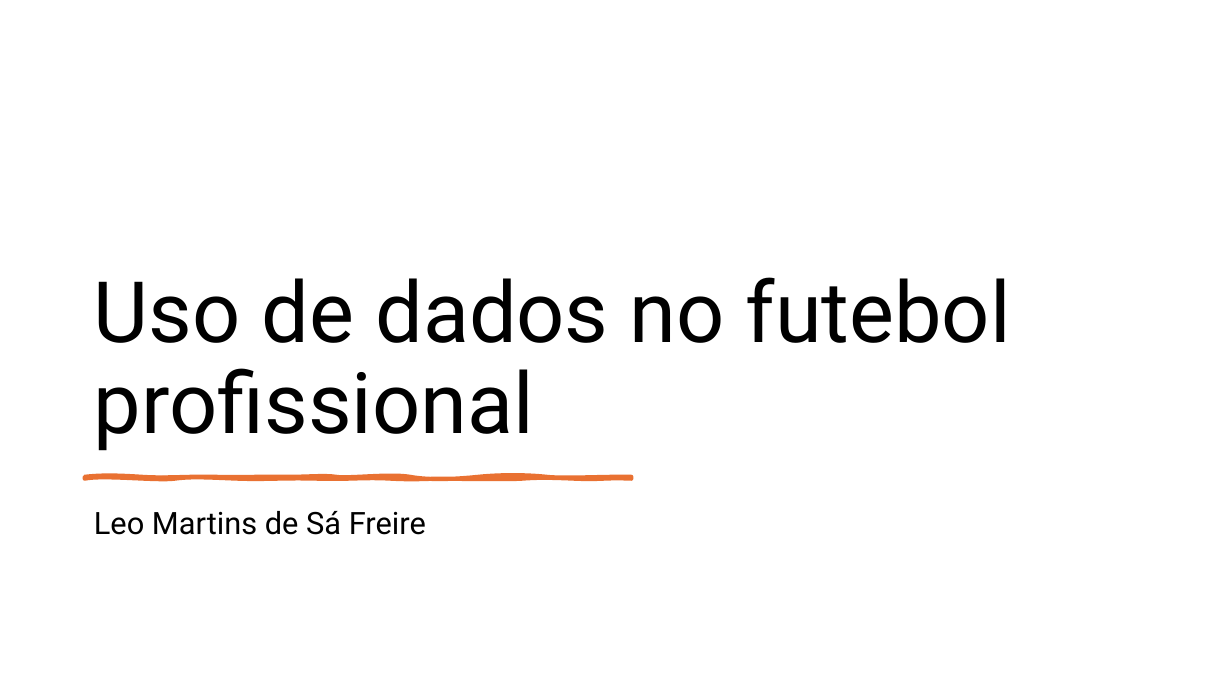
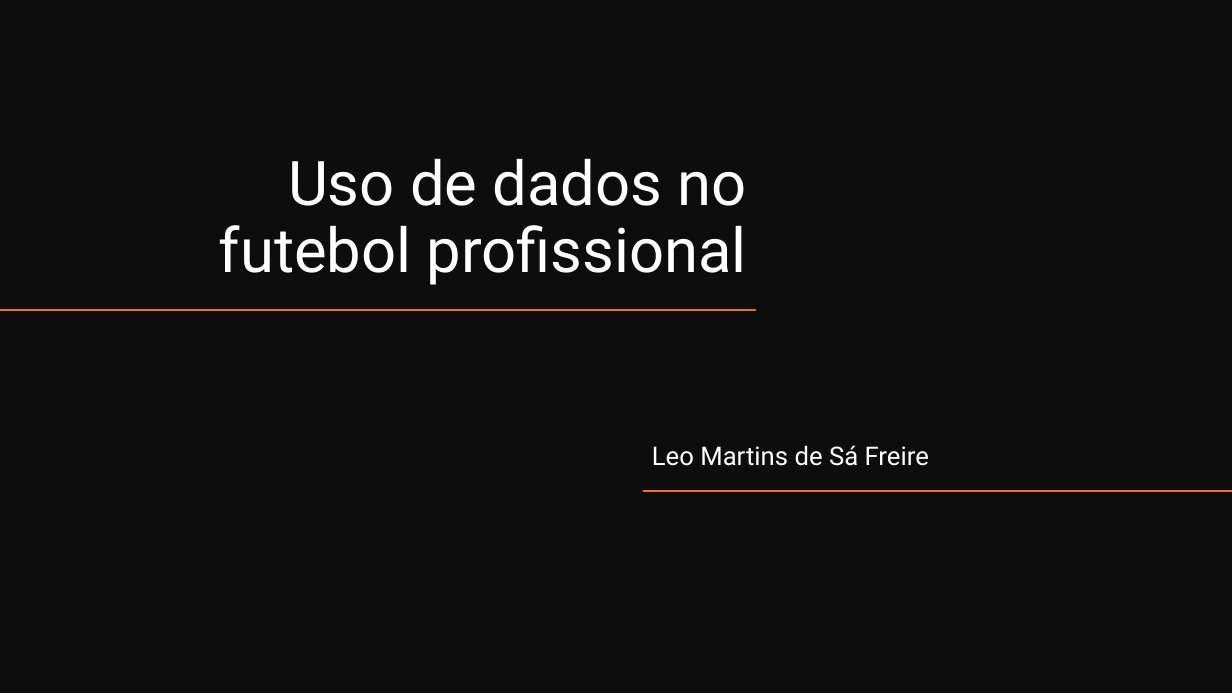
Before and after one commit to leomsafreire/aula_sdc_030625, a slide deck: slide 1 of aula_sdc.pptx. Drawn at 1232x693 pixels with LibreOffice and Linux fonts; fonts in the diff are those of the drawing. Boxes give left, top, right and bottom in pixels: in the first picture for what was removed or moved away, otherwise in the second. Text is boxed around its words. In the diff, an @@ line names an element or a change of style, - is before the commit and + after.

```diff
--- a/aula_sdc.pptx
+++ b/aula_sdc.pptx
@@ rectangle added at <box>0,0,1232,693</box>, fill #0D0D0D @@
@@ title "Uso de dados no futebol ...": place and size @@
-title "Uso de dados no futebol ..." at <box>94,277,1011,451</box>
+title "Uso de dados no futebol ..." at <box>219,158,747,285</box>
@@ title "Uso de dados no futebol ..." at <box>219,158,747,285</box>: size 66 to 48 pt, text colour #000000 to #FFFFFF; alignment left to right @@
@@ line added from (757, 311) to (0, 311), #E97132 1 pt @@
@@ text "Leo Martins de Sá Freire": place and size @@
-text "Leo Martins de Sá Freire" at <box>94,511,426,535</box>
+text "Leo Martins de Sá Freire" at <box>652,445,929,466</box>
@@ text "Leo Martins de Sá Freire" at <box>652,445,929,466</box>: size 24 to 20 pt, text colour #000000 to #FFFFFF; line spacing 0.9 to 1; vertical alignment top to bottom @@
@@ freeform shape removed at <box>85,477,632,479</box> @@
@@ line added from (1232, 491) to (643, 491), #E97132 1 pt @@
```
Also in this commit, not shown: 14 other slides changed.
